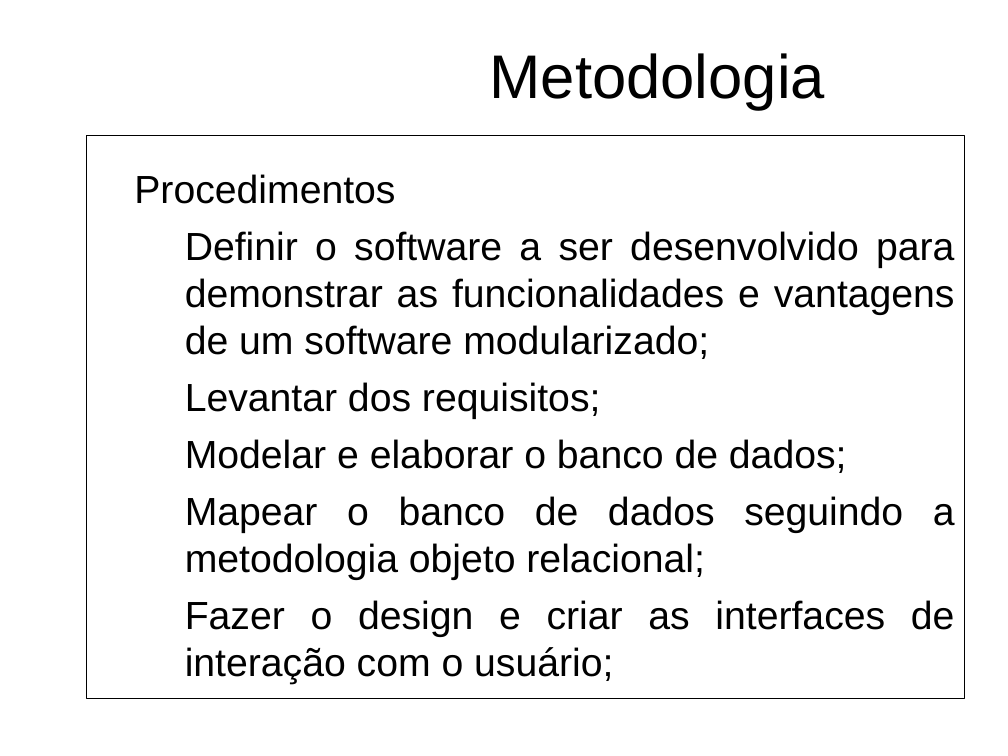
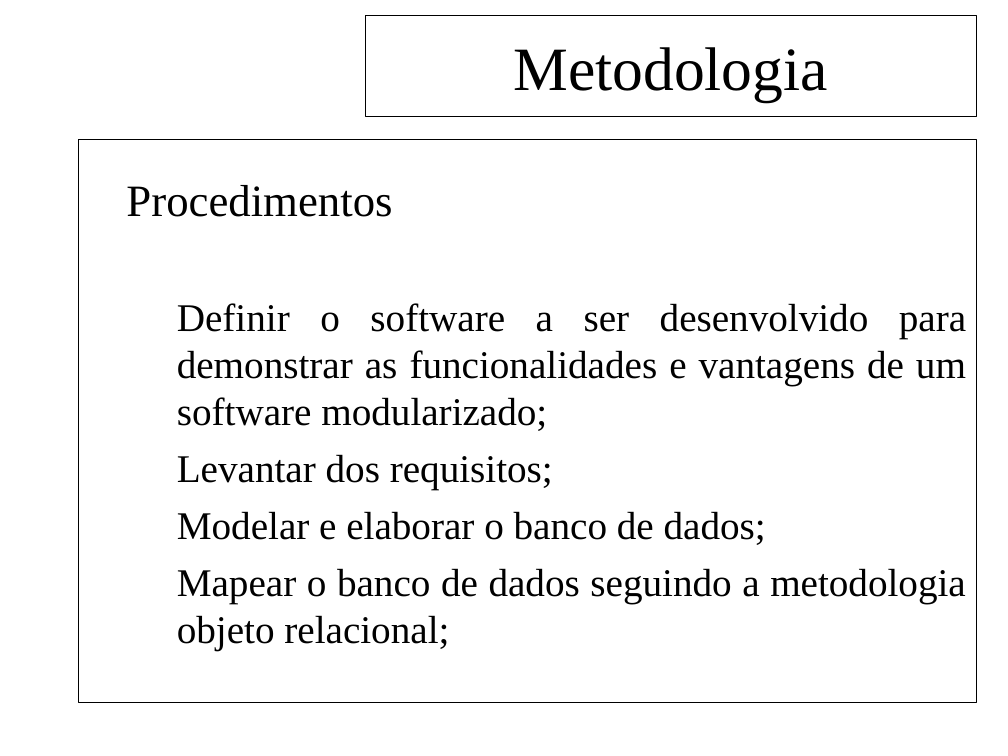
Before and after one commit to feliperodriguesprado/tcc_repository, a slide deck: slide 12 of documents/life_cycle/qualificacao/qualificacao_slides.odp. Drawn at 1008x756 pixels with LibreOffice and Linux fonts; fonts in the diff are those of the drawing; background and template pictures are left out. Boxes give left, top, right and bottom in pixels: in the first picture for what was removed or moved away, otherwise in the second. Text is boxed around its words. In the diff, an @@ line names an element or a change of style, - is before the commit and + after.

```diff
--- a/documents/life_cycle/qualificacao/qualificacao_slides.odp
+++ b/documents/life_cycle/qualificacao/qualificacao_slides.odp
@@ title "Metodologia": place and size @@
-title "Metodologia" at box(490, 53, 825, 110)
+title "Metodologia" at box(365, 16, 977, 117)
@@ title "Metodologia" at box(365, 16, 977, 117): font Arial to Times New Roman; outline none to #000000 0.74 pt @@
@@ rectangle "Procedimentos": place and size @@
-rectangle "Procedimentos" at box(87, 136, 965, 699)
+rectangle "Procedimentos" at box(79, 140, 976, 703)
@@ rectangle "Procedimentos" at box(79, 140, 976, 703): size 28 to 32 pt in "Procedimentos"; font Arial to Times New Roman @@
@@ text in rectangle at box(185, 600, 955, 684): paragraph removed @@
-  ➔ Fazer o design e criar as interfaces de interação com o usuário;
```
Also in this commit, not shown: 13 other slides changed, 1 slide added, 1 slide removed, 1 other file.
